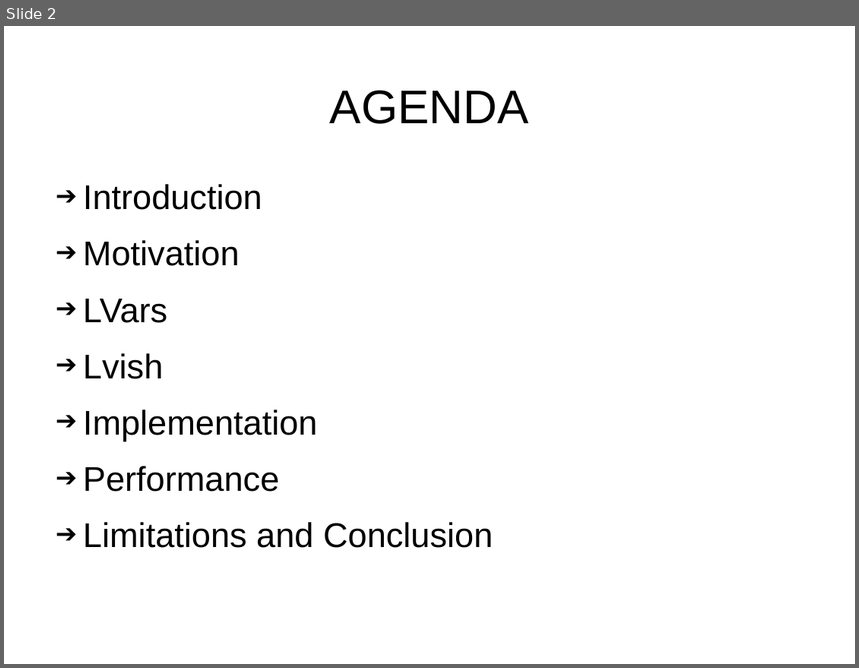
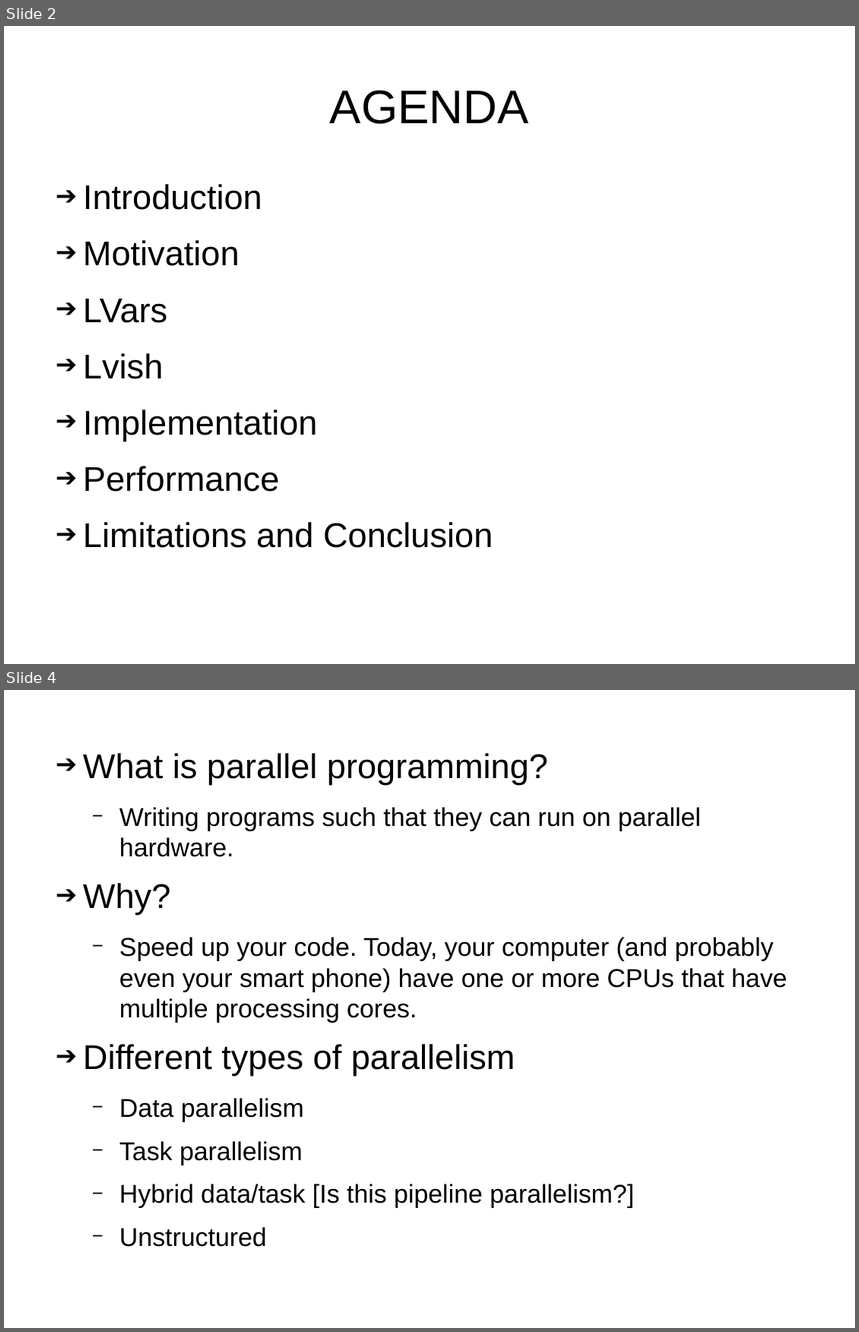
Before and after one commit to sentinel88/Personal, a slide deck: Talk.odp. Shown one above the other, each under a label of ours: slide 2 before the commit, slides 2 and 4 after it; the slides between them are not shown. The pictures are 859x668 and 859x1332 pixels, drawn with LibreOffice and Linux fonts; fonts in the diff are those of the drawing. Boxes give left, top, right and bottom in pixels: in the first picture for what was removed or moved away, otherwise in the second. Text is boxed around its words. In the diff, an @@ line names an element or a change of style, - is before the commit and + after.

```diff
--- a/Talk.odp
+++ b/Talk.odp
@@ slide 4 added at [4, 690, 855, 1328], background #FFFFFF @@
@@ text added at [83, 753, 787, 1247], 24 pt, text #000000 @@
+➔ What is parallel programming?
+  − Writing programs such that they can run on parallel hardware.
+➔ Why?
+  − Speed up your code. Today, your computer (and probably even your smart phone) have one or more CPUs that have multiple processing cores.
+➔ Different types of parallelism
+  − Data parallelism
+  − Task parallelism
+  − Hybrid data/task [Is this pipeline parallelism?]
+  − Unstructured
```
Also in this commit, not shown: 3 slides changed, 2 other slides added, 1 other file.
